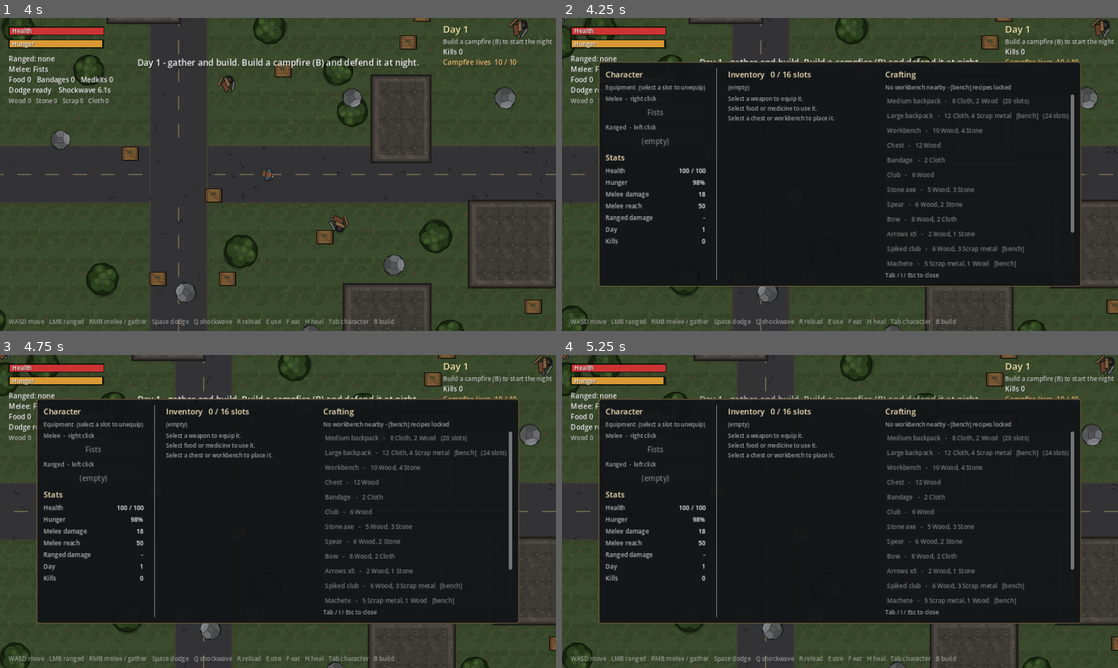
Above: before the commit, frames 1-4 (two rows, left to right).
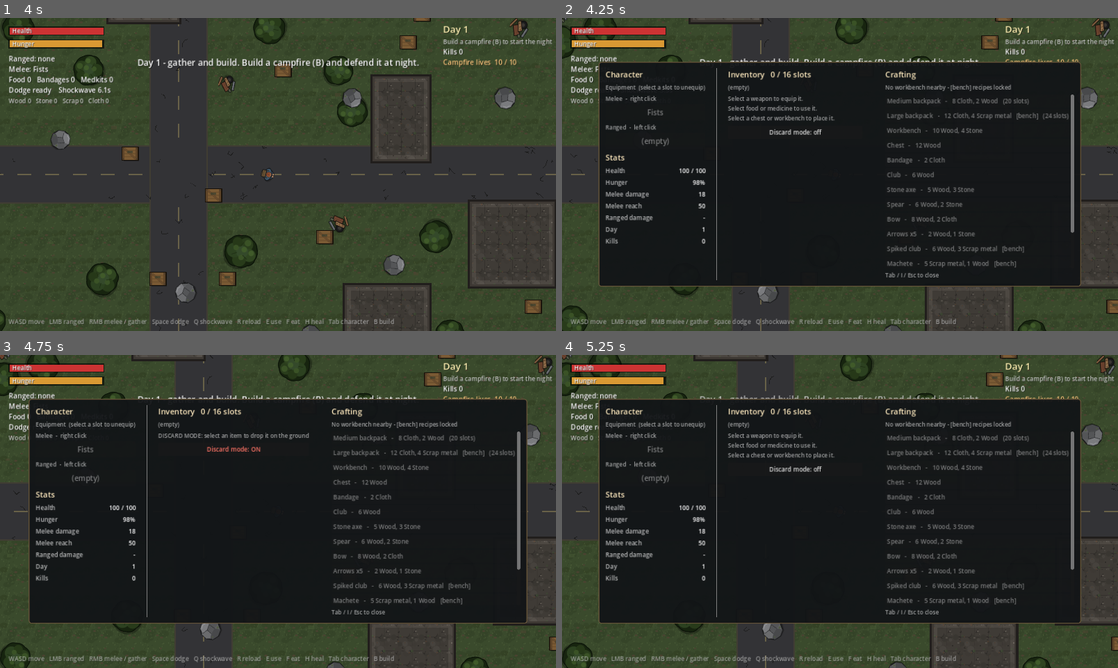
Above: after the commit, the same moments.

Repository: CptSyphilis/nightfall-
Game: Godot game, scene res://scenes/main.tscn
Same seed, same stepped clock (60 frames per second), same inputs: the game is played once before the commit and once after it.
Inputs (mouse positions are in pixels of both pictures, inside the frame that each line leads up to):
- Up to frame 1 (4 s): tap Enter (restart) at 0.5, 2, 3.5 s; move the mouse to (400, 158) at 0.52 s; hold D (move_right) 0.53-1.25 s; tap H (heal) at 0.6 s; click (400, 158) at 0.67 s; tap E (interact) at 0.8, 2.3, 3.8 s; drag from (166, 190) to (250, 237) at 1.27 s; move the mouse to (333, 105) at 2.02 s; hold D (move_right) 2.03-2.75 s; tap Q (ability) at 2.1 s; drag from (250, 237) to (111, 127) at 2.77 s; move the mouse to (444, 221) at 3.52 s; hold A (move_left) from 3.53 s (still down); hold Mouse wheel down (build_next) from 3.53 s (still down)
- Up to frame 2 (4.25 s): keep holding A (move_left); keep holding Mouse wheel down (build_next); tap Tab (inventory) at 4.15 s
- Up to frame 3 (4.75 s): release A (move_left) at 4.25 s; release Mouse wheel down (build_next) at 4.25 s; click (233, 470) at 4.25 s, where only the run after the commit has a clickable "Discard mode: off"
- Up to frame 4 (5.25 s): click (795, 448) at 5 s, where only the run after the commit has a clickable "Discard mode: ON"

Frame 1 is identical in both runs. In frame 2, 0.1% of the frame differs, in the area x 37-47%, y 35-38%; in frame 3, 7.2%, in the area x 5-95%, y 14-86%; in frame 4, 0.1%.

Commit message:
Discard items from the character screen (drops them in a bag)
Co-Authored-By: Claude Opus 5.5 <noreply@anthropic.com>
Claude-Session: https://claude.ai/code/session_01TRX34mMyiPJpagye9Z5d4b

Diff:
--- a/scripts/inventory_ui.gd
+++ b/scripts/inventory_ui.gd
@@ -14,6 +14,7 @@
 var _side: VBoxContainer
 var _last_signature := ""
 var _focus_key := ""     # which button had controller focus, kept across rebuilds
+var discard_mode := false   # when on, selecting an item throws it away
 
 
 func _ready() -> void:
@@ -60,6 +61,7 @@
 	if game.game_over:
 		return
 	chest = null
+	discard_mode = false
 	visible = true
 	refresh(true)
 
@@ -68,6 +70,7 @@
 	if game.game_over:
 		return
 	chest = c
+	discard_mode = false
 	visible = true
 	refresh(true)
 
@@ -112,7 +115,8 @@
 func refresh(force: bool = false) -> void:
 	var p = game.player
 	var sig: String = p.inventory.signature() + str(p.near_workbench()) + p.melee_weapon + p.ranged_weapon \
-		+ str(int(p.health)) + str(int(p.hunger)) + str(p.using_controller)
+		+ str(int(p.health)) + str(int(p.hunger)) + str(p.using_controller) + str(discard_mode) \
+		+ str(p.inventory.max_slots)
 	if chest != null:
 		sig += chest.storage.signature()
 	for c in p.nearby_chests():
@@ -184,7 +188,17 @@
 	_inv.add_child(_item_grid(inv, _on_player_item, p))
 	var hint := "Select an item to put it in the chest" if chest != null \
 		else "Select a weapon to equip it.\nSelect food or medicine to use it.\nSelect a chest or workbench to place it."
+	if discard_mode:
+		hint = "DISCARD MODE: select an item to drop it on the ground"
 	_inv.add_child(_small(hint))
+	var d := _button("Discard mode: ON" if discard_mode else "Discard mode: off")
+	d.custom_minimum_size = Vector2(150, 30)
+	d.add_theme_font_size_override("font_size", 14)
+	if discard_mode:
+		d.add_theme_color_override("font_color", Color(1, 0.45, 0.4))
+	d.set_meta("key", "discard")
+	d.pressed.connect(_on_discard_toggle)
+	_inv.add_child(d)
 
 
 func _build_chest() -> void:
@@ -332,7 +346,9 @@
 
 func _on_player_item(id: String) -> void:
 	var p = game.player
-	if chest != null:
+	if discard_mode:
+		p.discard(id)
+	elif chest != null:
 		game.transfer(p.inventory, chest.storage, id, p.inventory.count(id))
 	elif Items.is_weapon(id):
 		p.equip(id)
@@ -346,6 +362,11 @@
 	refresh(true)
 
 
+func _on_discard_toggle() -> void:
+	discard_mode = not discard_mode
+	refresh(true)
+
+
 func _on_chest_item(id: String) -> void:
 	game.transfer(chest.storage, game.player.inventory, id, chest.storage.count(id))
 	refresh(true)
--- a/scripts/player.gd
+++ b/scripts/player.gd
@@ -505,6 +505,21 @@
 	return true
 
 
+## Throws away a whole stack. It lands in a bag at your feet, so you can pick it up again.
+func discard(id: String) -> bool:
+	var amount: int = inventory.count(id)
+	if dead or amount <= 0:
+		return false
+	inventory.set_count(id, 0)
+	if id == melee_weapon:
+		unequip("melee")
+	if id == ranged_weapon:
+		unequip("ranged")
+	game.spawn_crate(global_position, true, {id: amount})
+	game.hud.show_message("Dropped %d %s" % [amount, Items.display_name(id)], 1.5)
+	return true
+
+
 ## H key: use a bandage, or a medkit if you have no bandages.
 func heal() -> bool:
 	if inventory.count("bandage") > 0:
--- a/tests/test_runner.gd
+++ b/tests/test_runner.gd
@@ -792,6 +792,44 @@
 		p.inventory.set_count(id, 0)
 	await frames(1)
 
+	# --- discard
+	reset_player()
+	for c in get_nodes_in_group("crates"):
+		if c.global_position.distance_to(p.position) < 150:
+			c.queue_free()
+	await frames(1)
+	p.inventory.set_count("club", 1)
+	p.equip("club")
+	p.inventory.set_count("stone", 7)
+	check(p.discard("stone") and p.inventory.count("stone") == 0, "discard throws away a stack")
+	check(p.discard("club") and p.melee_weapon == "fists", "discarding your equipped weapon unequips it")
+	check(not p.discard("stone"), "cannot discard what you do not have")
+	await frames(2)
+	var bags := 0
+	for c in get_nodes_in_group("crates"):
+		if c.global_position.distance_to(p.position) < 40:
+			bags += 1
+	check(bags >= 1, "dropped items land in a bag at your feet")
+	check(p.interact() and p.inventory.count("stone") + p.inventory.count("club") > 0, "you can pick dropped items back up")
+	for c in get_nodes_in_group("crates"):
+		if c.global_position.distance_to(p.position) < 150:
+			c.queue_free()
+	p.inventory.set_count("stone", 0)
+	p.inventory.set_count("club", 0)
+	p.inventory.set_count("wood", 4)
+	game.ui.open()
+	game.ui._on_discard_toggle()
+	game.ui._on_player_item("wood")
+	check(game.ui.discard_mode and p.inventory.count("wood") == 0, "discard mode in the character screen drops the item")
+	game.ui.close()
+	game.ui.open()
+	check(not game.ui.discard_mode, "discard mode turns off when the screen reopens")
+	game.ui.close()
+	for c in get_nodes_in_group("crates"):
+		if c.global_position.distance_to(p.position) < 150:
+			c.queue_free()
+	await frames(1)
+
 	# --- death
 	reset_player()
 	p.take_damage(1000)
